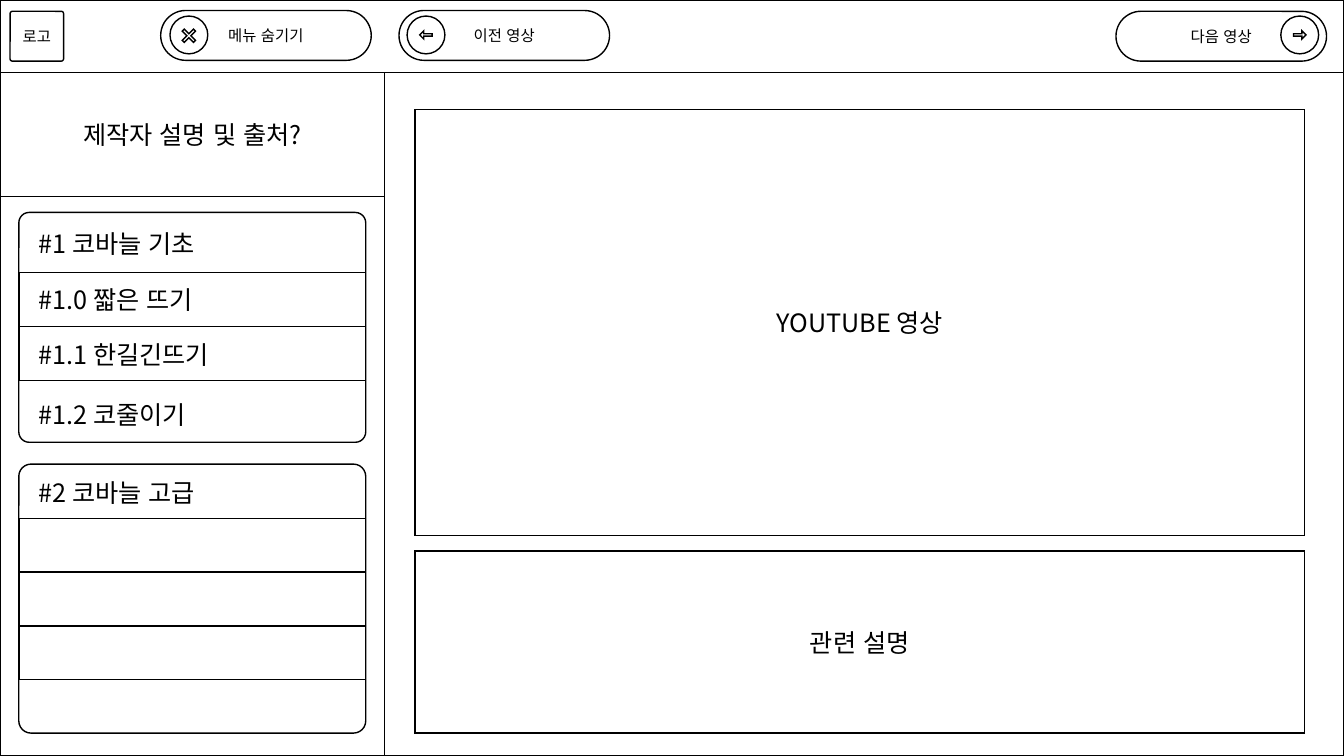
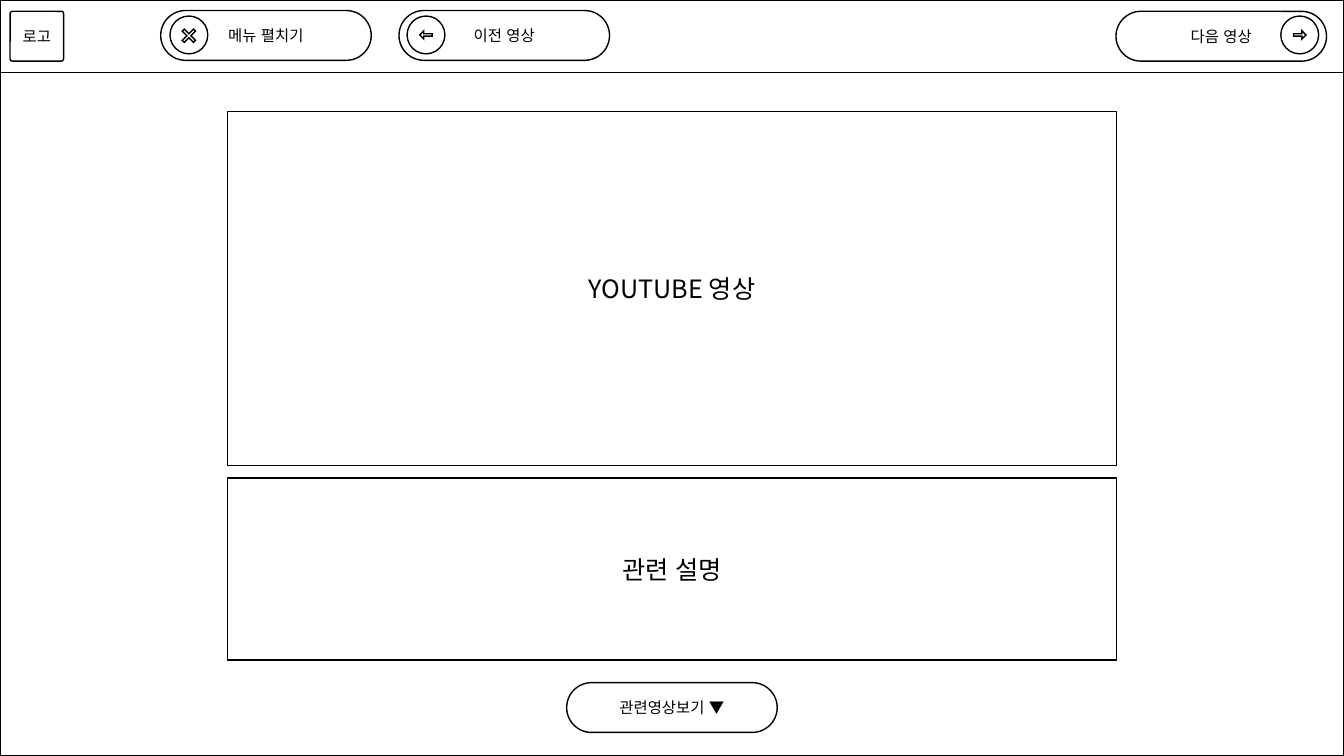
Before and after one commit to hyun5292/React, a slide deck: slide 1 of LearnKnit/public/assets/기획서.pptx. Drawn at 1344x756 pixels with LibreOffice and Linux fonts; fonts in the diff are those of the drawing. Boxes give left, top, right and bottom in pixels: in the first picture for what was removed or moved away, otherwise in the second. Text is boxed around its words. In the diff, an @@ line names an element or a change of style, - is before the commit and + after.

```diff
--- a/LearnKnit/public/assets/기획서.pptx
+++ b/LearnKnit/public/assets/기획서.pptx
@@ text in rounded rectangle at [228, 28, 304, 43]: text changed @@
-메뉴 숨기기
+메뉴 펼치기
@@ rectangle: place and size @@
-rectangle at [385, 73, 1344, 756]
+rectangle at [0, 73, 1344, 756]
@@ rectangle removed at [0, 73, 385, 197] @@
-제작자 설명 및 출처?
@@ rectangle "YOUTUBE 영상": place and size @@
-rectangle "YOUTUBE 영상" at [415, 110, 1305, 535]
+rectangle "YOUTUBE 영상" at [227, 112, 1116, 467]
@@ rectangle removed at [0, 197, 385, 756] @@
@@ rounded rectangle removed at [19, 213, 366, 443] @@
@@ text removed at [39, 232, 195, 255] @@
-#1 코바늘 기초
@@ rectangle removed at [19, 273, 366, 327] @@
@@ text removed at [39, 288, 193, 311] @@
-#1.0 짧은 뜨기
@@ rectangle removed at [19, 327, 366, 380] @@
@@ text removed at [39, 343, 209, 366] @@
-#1.1 한길긴뜨기
@@ text removed at [39, 403, 186, 426] @@
-#1.2 코줄이기
@@ rounded rectangle removed at [19, 464, 366, 733] @@
@@ rectangle "관련 설명": place and size @@
-rectangle "관련 설명" at [415, 552, 1305, 734]
+rectangle "관련 설명" at [227, 478, 1116, 660]
@@ text removed at [39, 481, 195, 504] @@
-#2 코바늘 고급
@@ rectangle removed at [19, 518, 366, 572] @@
@@ rectangle removed at [19, 573, 366, 626] @@
@@ rectangle removed at [19, 626, 366, 680] @@
@@ rounded rectangle added at [567, 683, 777, 732], fill #FFFFFF, outline #000000 1 pt, 11 pt, text #000000 @@
+관련영상보기 ▼
```
Also in this commit, not shown: 2 slides added, 2 other files.
